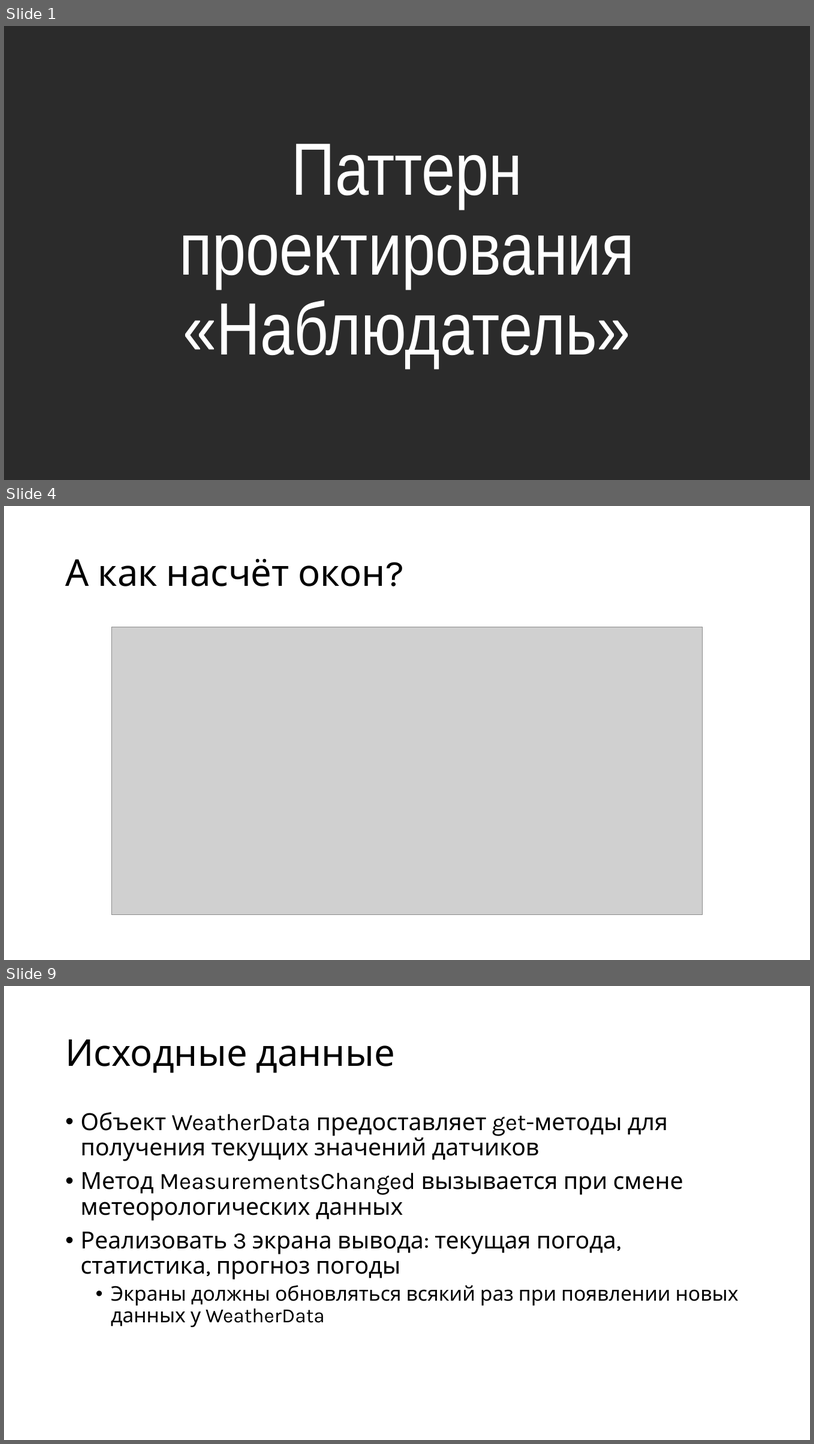
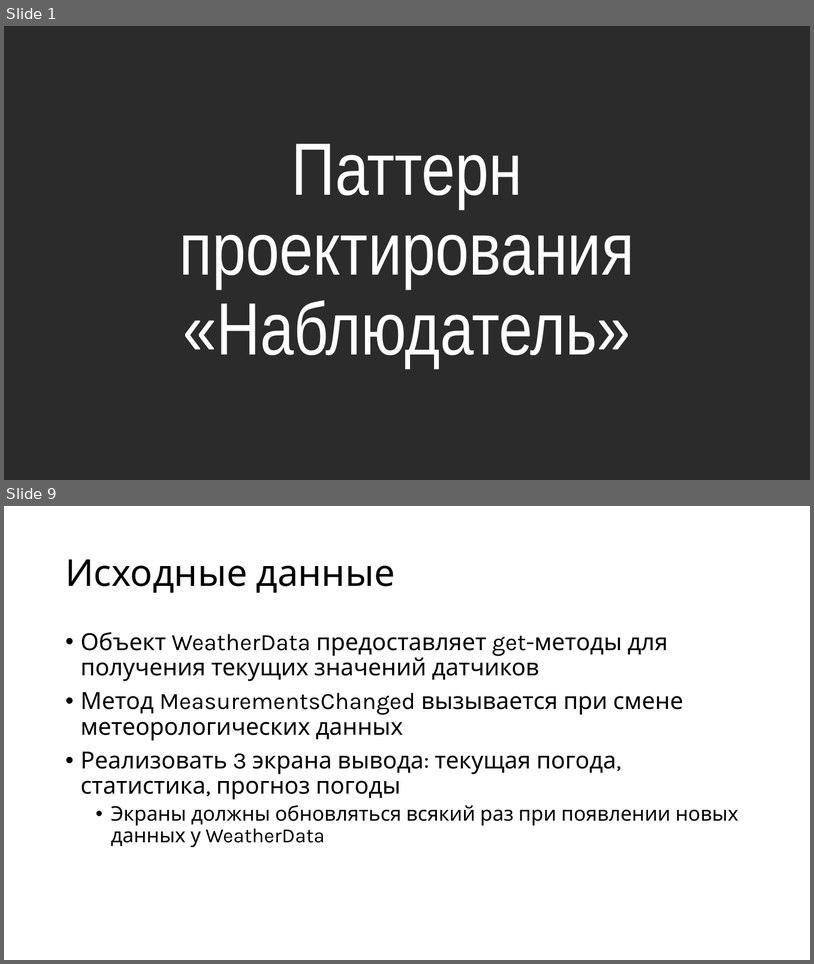
Before and after one commit to alexey-malov/ood, a slide deck: lectures/02.observer/observer.pptx. Shown one above the other, each under a label of ours: slides 1, 4 and 9 before the commit, slides 1 and 9 after it; the slides between them are not shown. The pictures are 814x1444 and 814x964 pixels, drawn with LibreOffice and Linux fonts; fonts in the diff are those of the drawing; grey boxes stand for pictures; background and template pictures are left out; a plain dark background stands for a picture behind light text. Boxes give left, top, right and bottom in pixels: in the first picture for what was removed or moved away, otherwise in the second. Text is boxed around its words. In the diff, an @@ line names an element or a change of style, - is before the commit and + after.

```diff
--- a/lectures/02.observer/observer.pptx
+++ b/lectures/02.observer/observer.pptx
@@ slide 4 removed at box(4, 506, 810, 960), background #FFFFFF @@
@@ title removed at box(65, 559, 405, 586) @@
-А как насчёт окон?
@@ picture removed at box(111, 627, 704, 915) @@
```
Also in this commit, not shown: 18 slides changed, 2 slides added, 1 other slide removed, 2 other files.
